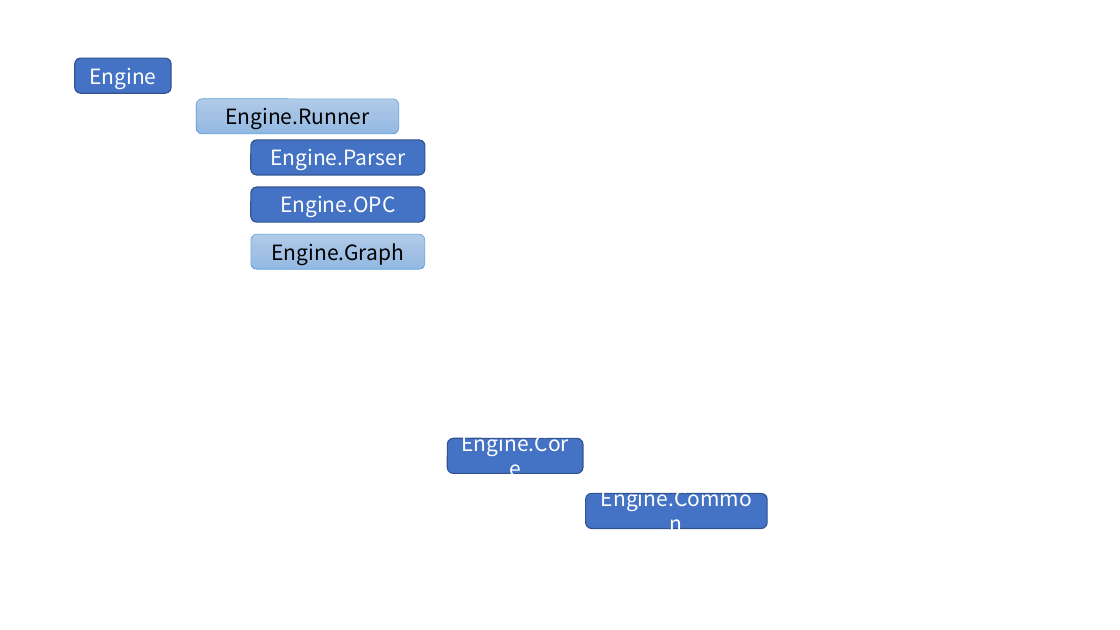
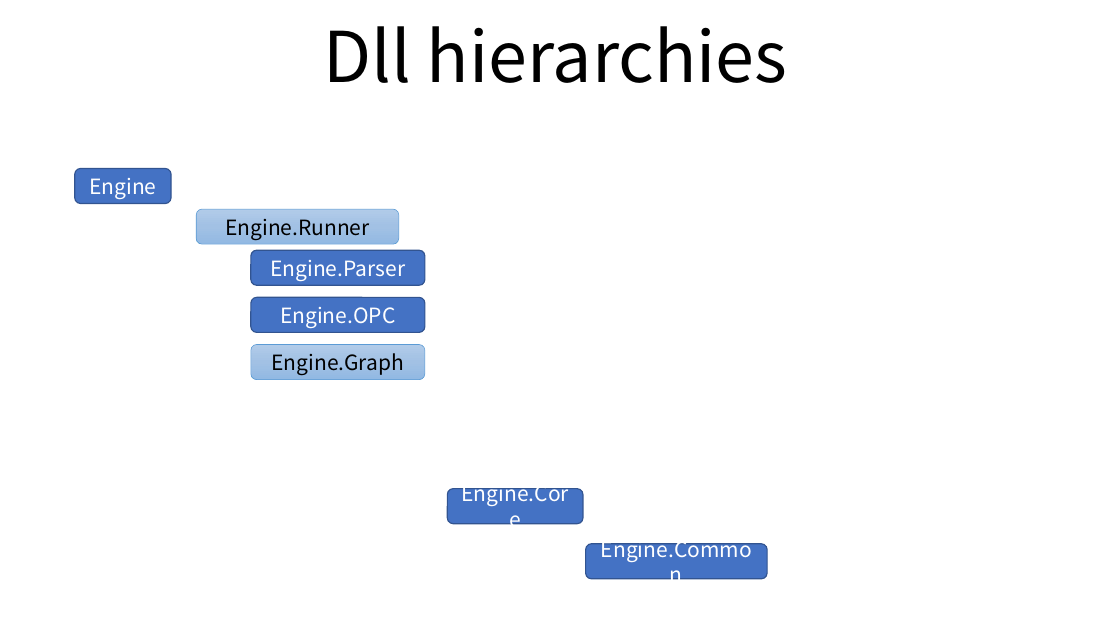
Before and after one commit to DualsoftDev/ds, a slide deck: slide 2 of DsDotNet/src/Doc/Hierachies.pptx. Drawn at 1120x630 pixels with LibreOffice and Linux fonts; fonts in the diff are those of the drawing. Boxes give left, top, right and bottom in pixels: in the first picture for what was removed or moved away, otherwise in the second. Text is boxed around its words. In the diff, an @@ line names an element or a change of style, - is before the commit and + after.

```diff
--- a/DsDotNet/src/Doc/Hierachies.pptx
+++ b/DsDotNet/src/Doc/Hierachies.pptx
@@ title added at bbox=[323, 26, 788, 83], 60 pt, text #000000 @@
+Dll hierarchies
@@ 5 rounded rectangles: place and size @@
-5 rounded rectangles at bbox=[75, 58, 425, 270]
+5 rounded rectangles at bbox=[75, 169, 425, 380]
@@ rounded rectangle "Engine.Core": place and size @@
-rounded rectangle "Engine.Core" at bbox=[448, 439, 583, 474]
+rounded rectangle "Engine.Core" at bbox=[448, 489, 583, 524]
@@ rounded rectangle "Engine.Common": place and size @@
-rounded rectangle "Engine.Common" at bbox=[586, 493, 767, 528]
+rounded rectangle "Engine.Common" at bbox=[586, 544, 767, 579]
```
Also in this commit, not shown: 3 slides added, 6 other files.
